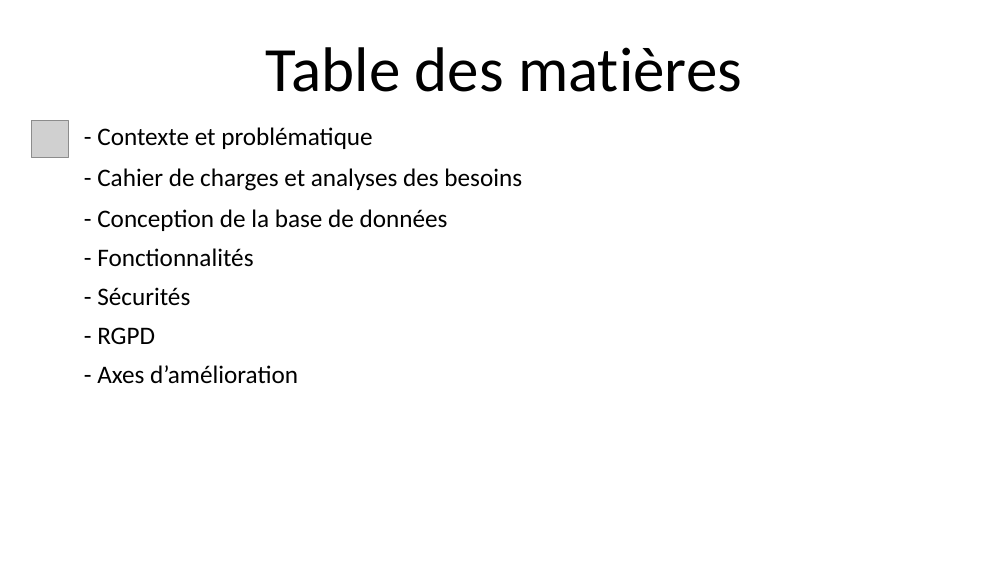
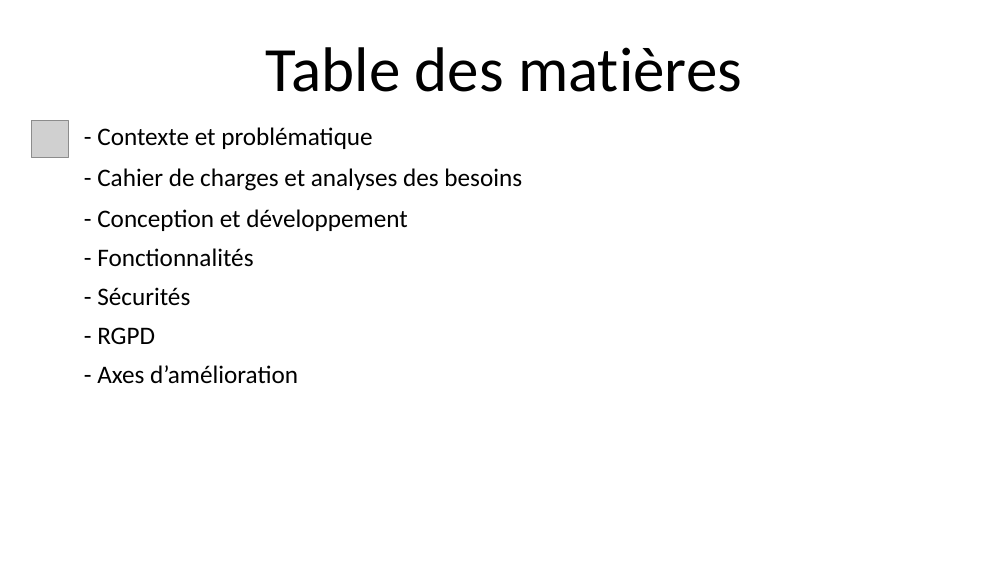
Before and after one commit to mahdimcheik/template-angular-19-dashboard, a slide deck: slide 3 of presentation/skill-hive.pptx. Drawn at 1008x567 pixels with LibreOffice and Linux fonts; fonts in the diff are those of the drawing; grey boxes stand for pictures; background and template pictures are left out. Boxes give left, top, right and bottom in pixels: in the first picture for what was removed or moved away, otherwise in the second. Text is boxed around its words. In the diff, an @@ line names an element or a change of style, - is before the commit and + after.

```diff
--- a/presentation/skill-hive.pptx
+++ b/presentation/skill-hive.pptx
@@ text at (x1=97, y1=209, x2=407, y2=231): text changed @@
-- Conception de la base de données
+- Conception et développement
```
Also in this commit, not shown: 1 other slide changed, 5 slides added, 2 slides removed, 9 other files.
